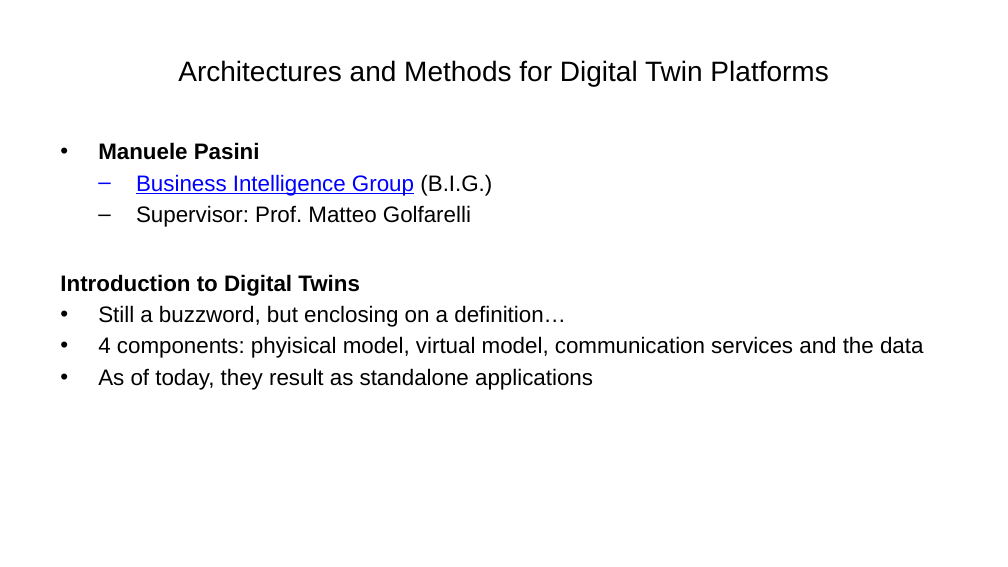
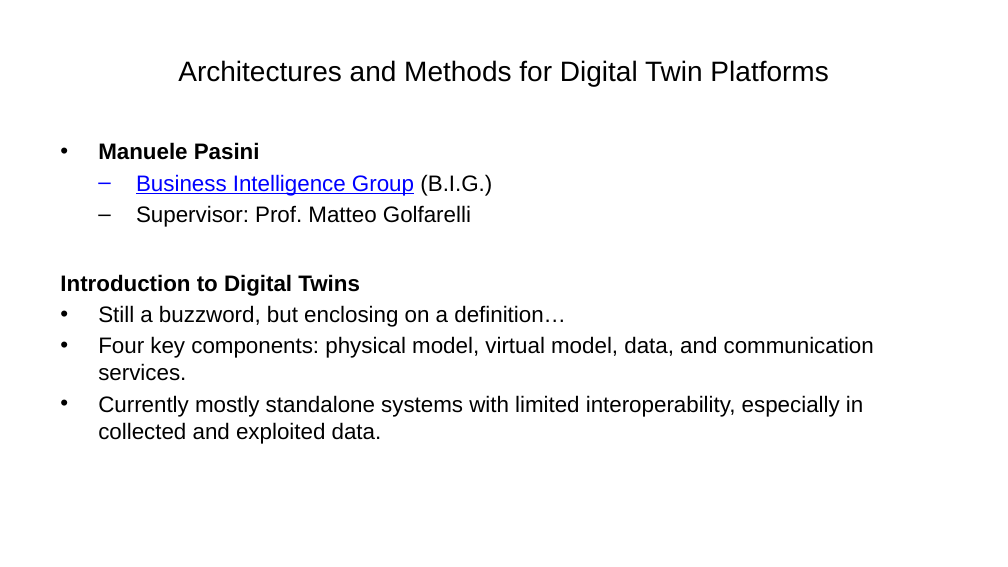
Before and after one commit to ManuelePasini/slides-markdown, a slide deck: slide 1 of phd_secondyear.pptx. Drawn at 1008x567 pixels with LibreOffice and Linux fonts; fonts in the diff are those of the drawing. Boxes give left, top, right and bottom in pixels: in the first picture for what was removed or moved away, otherwise in the second. Text is boxed around its words. In the diff, an @@ line names an element or a change of style, - is before the commit and + after.

```diff
--- a/phd_secondyear.pptx
+++ b/phd_secondyear.pptx
@@ text at (98,336,874,444): text changed @@
-• 4 components: phyisical model, virtual model, communication services and the data
-• As of today, they result as standalone applications
+• Four key components: physical model, virtual model, data, and communication services.
+• Currently mostly standalone systems with limited interoperability, especially in collected and exploited data.
```
Also in this commit, not shown: 6 other files.
